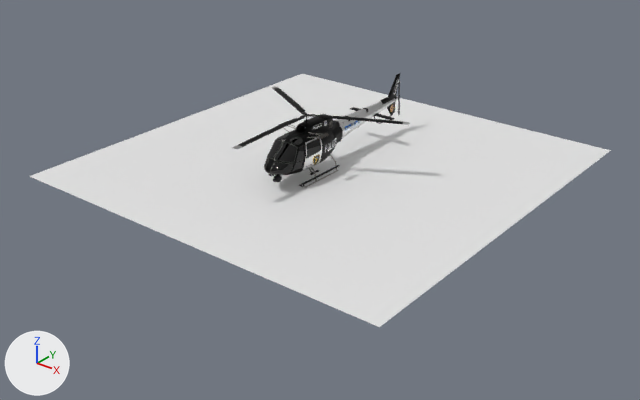
A saved change to the glTF model static/models/helicopter.glb.
The view is the same before and after, from a 50 mm lens placed at (641.0, -821.0, 452.0), pointed at (13.0, -36.0, -35.0). Every picture has the same lights, and +X, +Y and +Z are marked at lower left. Where no turn or scale is listed for an object, it has been applied to the vertices.

In view in the first picture: 'Body', 'Main rotor', 'Plane'.
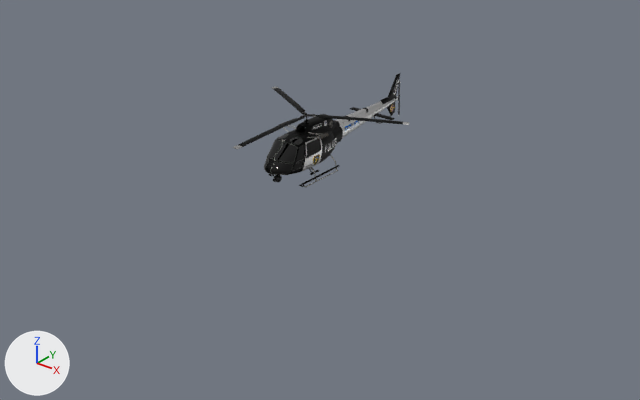
Boxes [x1, y1, x2, y2] around the edits, measured in the pictures (640 x 400 px):
```json
{"object": "Plane", "change": "deleted", "before": [30, 74, 611, 327]}
```

Edits to the scene script, one JSON object a line:
```json
{"op": "remove", "block": "ob_plane", "code": ["ob_plane = bpy.data.objects.new('Plane', me_plane)", "ob_plane.location = (0.0, 0.0, 0.0)", "ob_plane.scale = (-264.0, -264.0, -264.0)"]}
```
